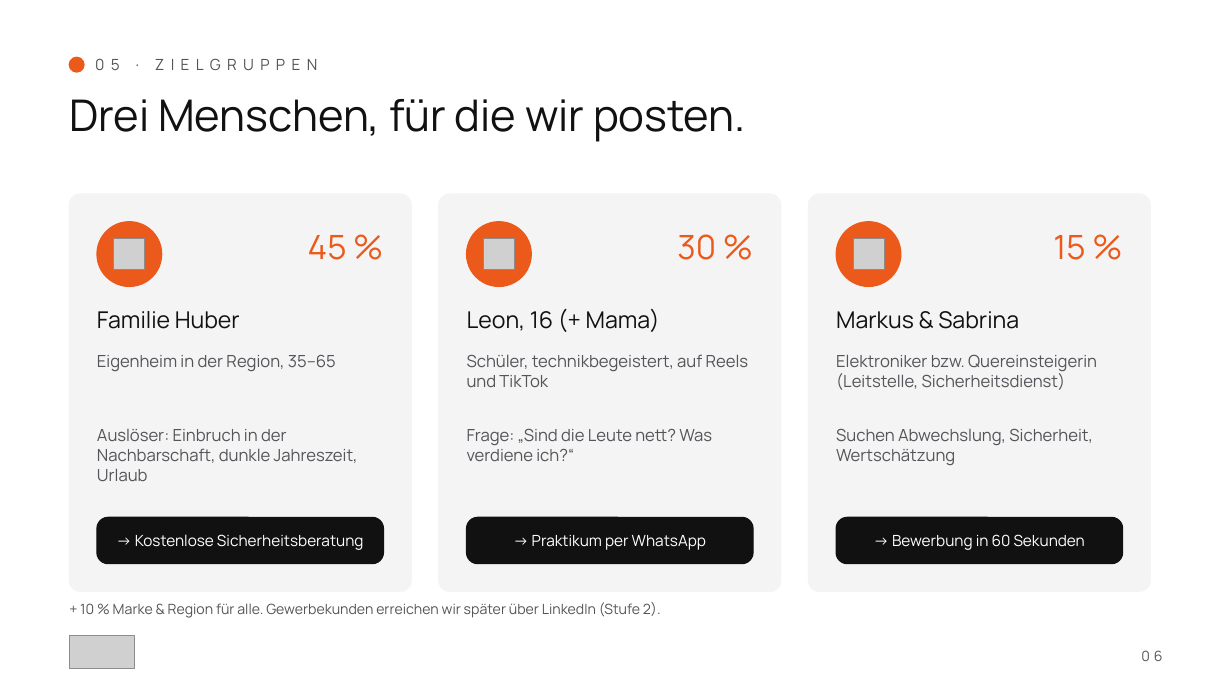
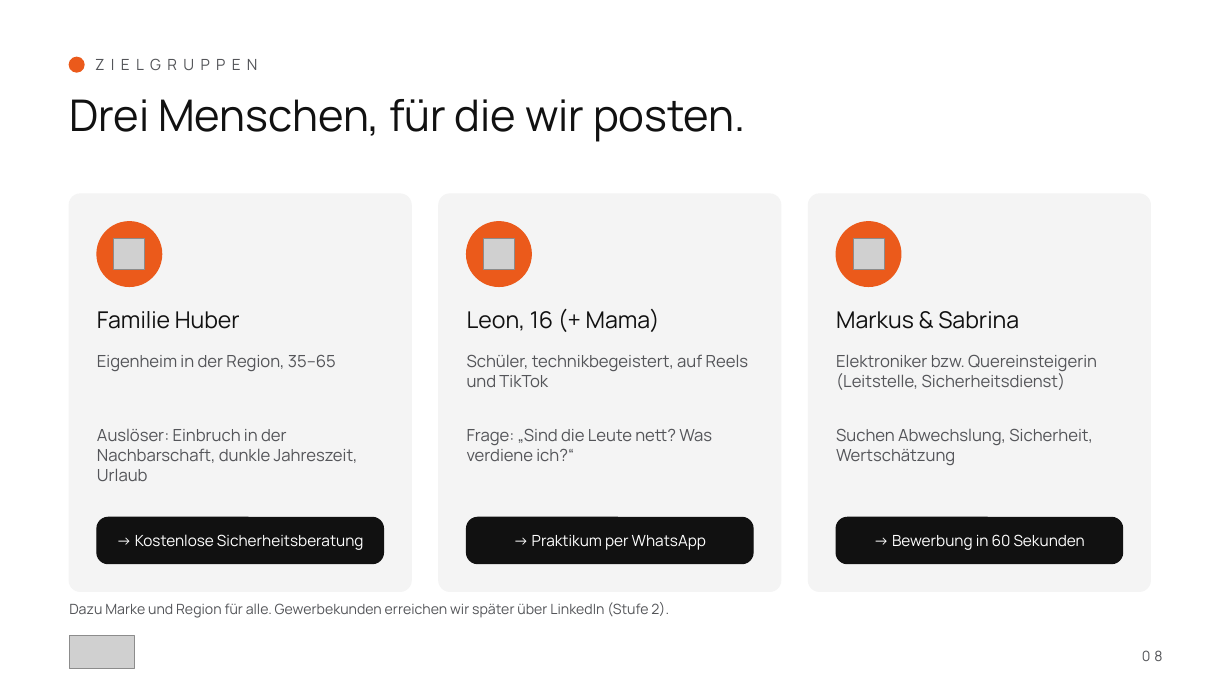
Before and after one commit to Petermeier131199/Marlene, a slide deck: slide 8 of poleschak-social-media/praesentation/poleschak-social-media-masterplan.pptx (slide 6 before the commit). Drawn at 1232x693 pixels with LibreOffice and Linux fonts; fonts in the diff are those of the drawing; grey boxes stand for pictures. Boxes give left, top, right and bottom in pixels: in the first picture for what was removed or moved away, otherwise in the second. Text is boxed around its words. In the diff, an @@ line names an element or a change of style, - is before the commit and + after.

```diff
--- a/poleschak-social-media/praesentation/poleschak-social-media-masterplan.pptx
+++ b/poleschak-social-media/praesentation/poleschak-social-media-masterplan.pptx
@@ text at <box>95,51,927,79</box>: text changed @@
-05 · ZIELGRUPPEN
+ZIELGRUPPEN
@@ text removed at <box>308,235,347,260</box> @@
-45 %
@@ text removed at <box>677,234,716,260</box> @@
-30 %
@@ text removed at <box>1053,235,1085,260</box> @@
-15 %
@@ text at <box>69,602,669,618</box>: text changed @@
-+ 10 % Marke & Region für alle. Gewerbekunden erreichen wir später über LinkedIn (Stufe 2).
+Dazu Marke und Region für alle. Gewerbekunden erreichen wir später über LinkedIn (Stufe 2).
@@ text at <box>1142,650,1163,661</box>: text changed @@
-06
+08
```
Also in this commit, not shown: 15 other slides changed, 8 slides added, 7 slides removed, 3 other files.
